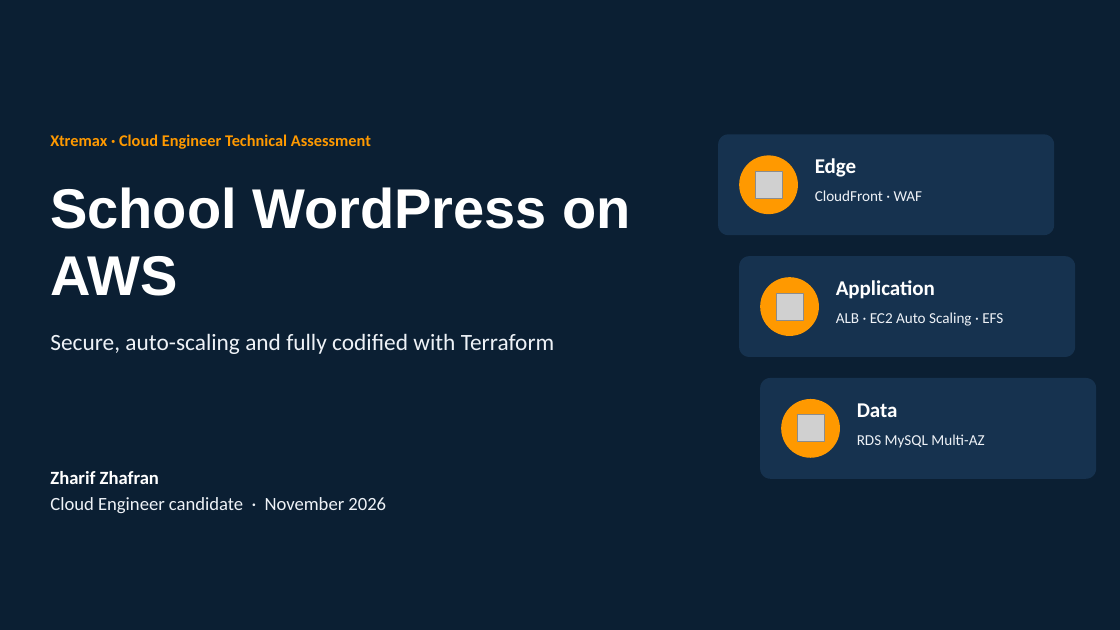
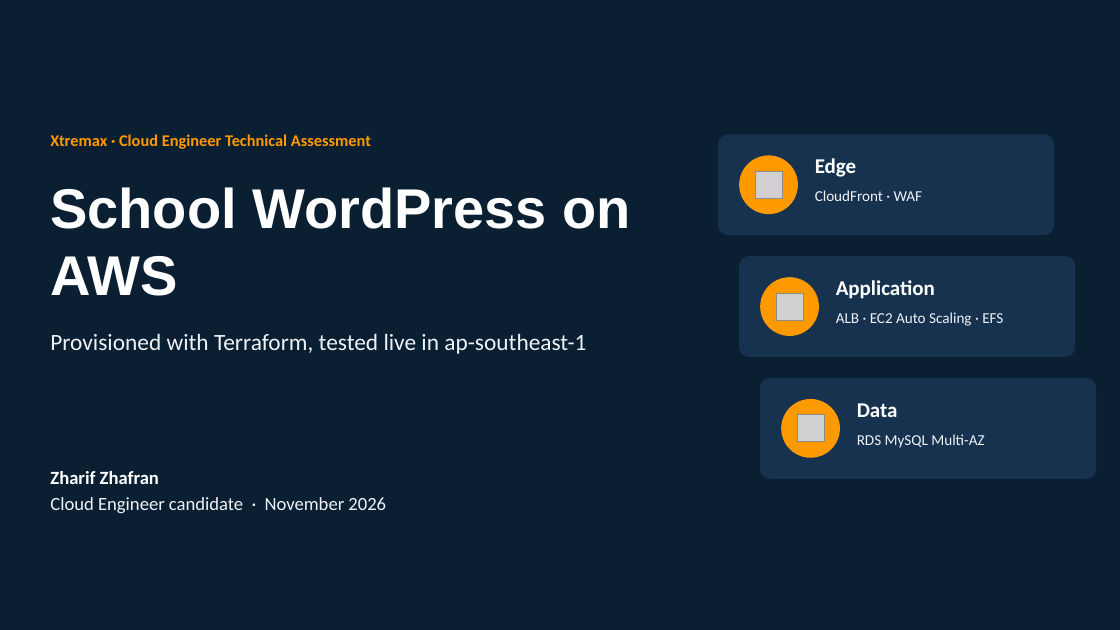
Before and after one commit to HagemaruThetha/WPApplication, a slide deck: slide 1 of presentation/School_WordPress_on_AWS.pptx. Drawn at 1120x630 pixels with LibreOffice and Linux fonts; fonts in the diff are those of the drawing; grey boxes stand for pictures. Boxes give left, top, right and bottom in pixels: in the first picture for what was removed or moved away, otherwise in the second. Text is boxed around its words. In the diff, an @@ line names an element or a change of style, - is before the commit and + after.

```diff
--- a/presentation/School_WordPress_on_AWS.pptx
+++ b/presentation/School_WordPress_on_AWS.pptx
@@ text at [50, 333, 586, 354]: text changed @@
-Secure, auto-scaling and fully codified with Terraform
+Provisioned with Terraform, tested live in ap-southeast-1
```
Also in this commit, not shown: 6 other slides changed, 4 other files.
